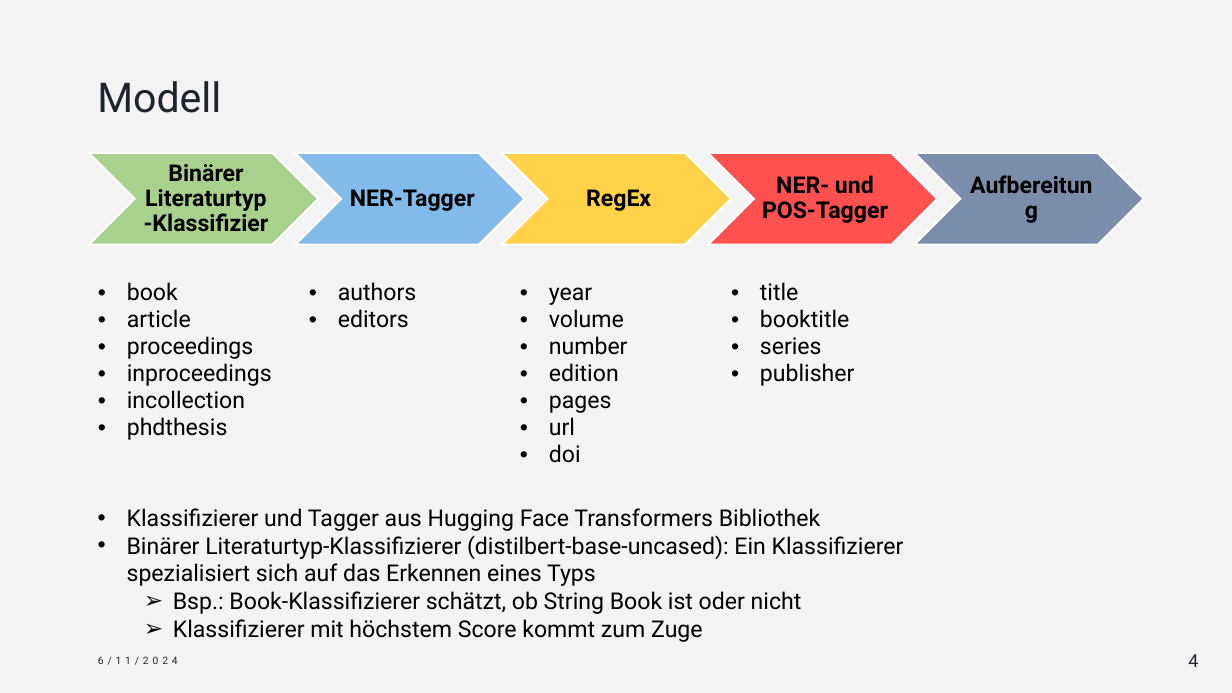
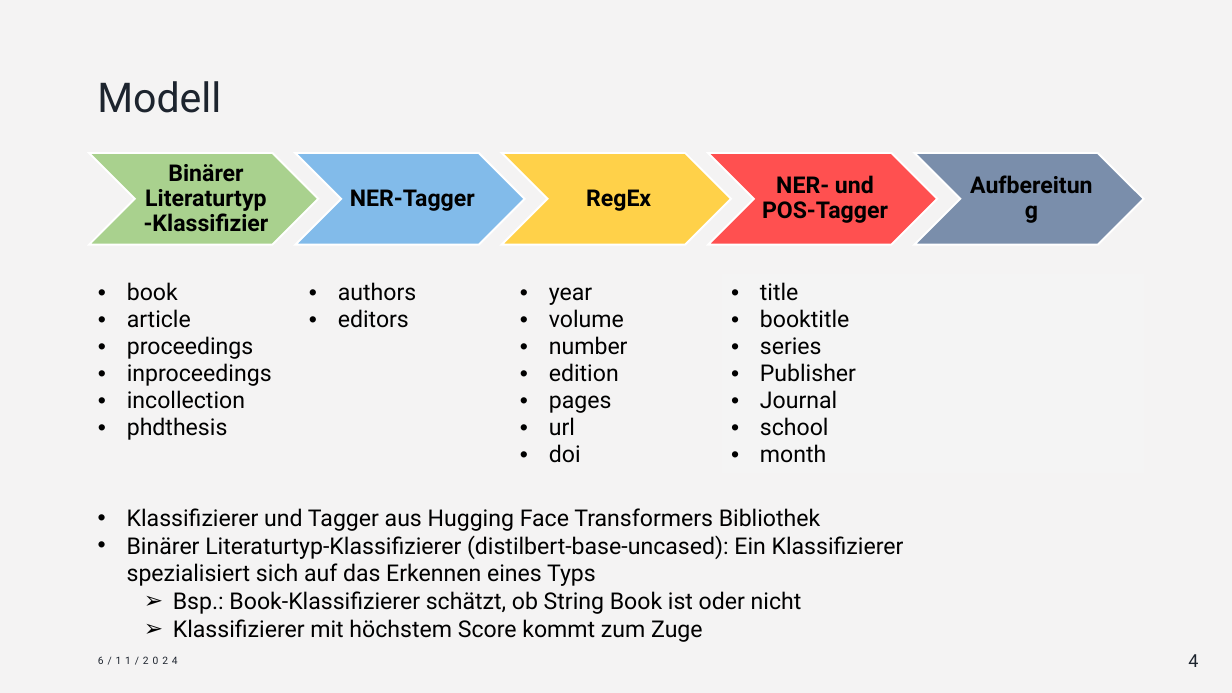
Before and after one commit to LaGit93/bibTexConverter_FaPra63065, a slide deck: slide 4 of Durchstich Vortrag.pptx. Drawn at 1232x693 pixels with LibreOffice and Linux fonts; fonts in the diff are those of the drawing. Boxes give left, top, right and bottom in pixels: in the first picture for what was removed or moved away, otherwise in the second. Text is boxed around its words. In the diff, an @@ line names an element or a change of style, - is before the commit and + after.

```diff
--- a/Durchstich Vortrag.pptx
+++ b/Durchstich Vortrag.pptx
@@ table at [89, 274, 1142, 478] @@
-row 1, column 4: title / booktitle / series / publisher
+row 1, column 4: title / booktitle / series / Publisher / Journal / school / month
```
Also in this commit, not shown: 1 other file.
